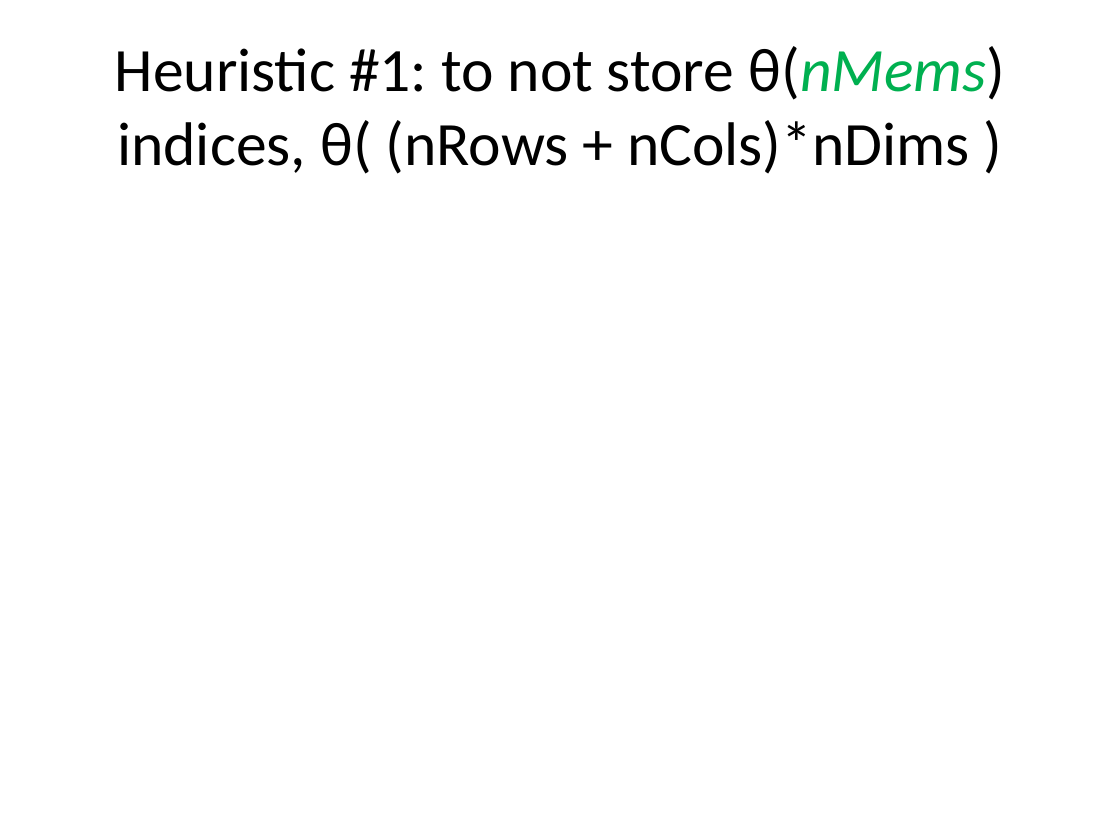
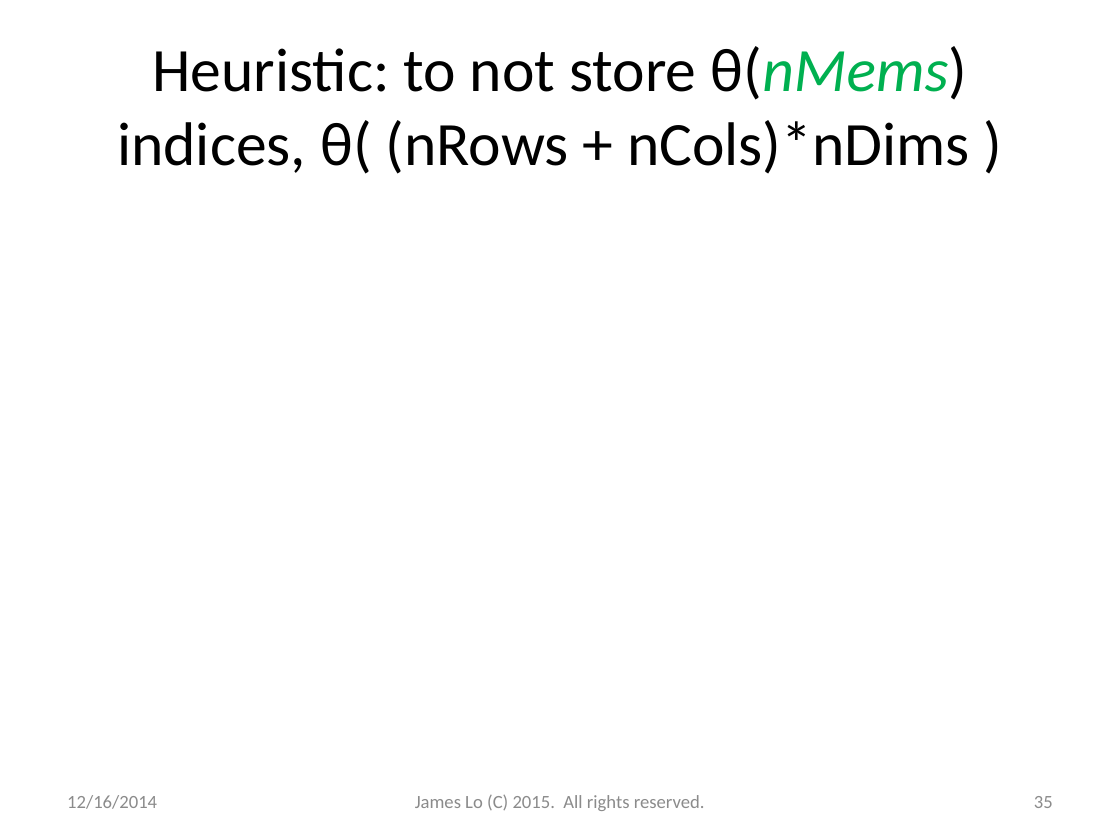
Before and after one commit to jamestklo/MatrixFactorizationMatlab, a slide deck: slide 35 of cs534L-SAGmf.pptx (slide 32 before the commit). Drawn at 1120x840 pixels with LibreOffice and Linux fonts; fonts in the diff are those of the drawing; grey boxes stand for pictures. Boxes give left, top, right and bottom in pixels: in the first picture for what was removed or moved away, otherwise in the second. Text is boxed around its words. In the diff, an @@ line names an element or a change of style, - is before the commit and + after.

```diff
--- a/cs534L-SAGmf.pptx
+++ b/cs534L-SAGmf.pptx
@@ title at <box>117,46,970,174</box>: text changed @@
-Heuristic #1: to not store θ(nMems) indices, θ( (nRows + nCols)*nDims )
+Heuristic: to not store θ(nMems) indices, θ( (nRows + nCols)*nDims )
@@ text added at <box>67,795,157,809</box>, 12 pt, text #8C8C8C @@
+12/16/2014
@@ text added at <box>415,795,705,811</box>, 12 pt, text #8C8C8C @@
+James Lo (C) 2015. All rights reserved.
@@ page number added at <box>1034,796,1053,808</box>, 12 pt, text #8C8C8C @@
+35
```
Also in this commit, not shown: 45 other slides changed, 12 slides added, 8 slides removed, 1 other file.
